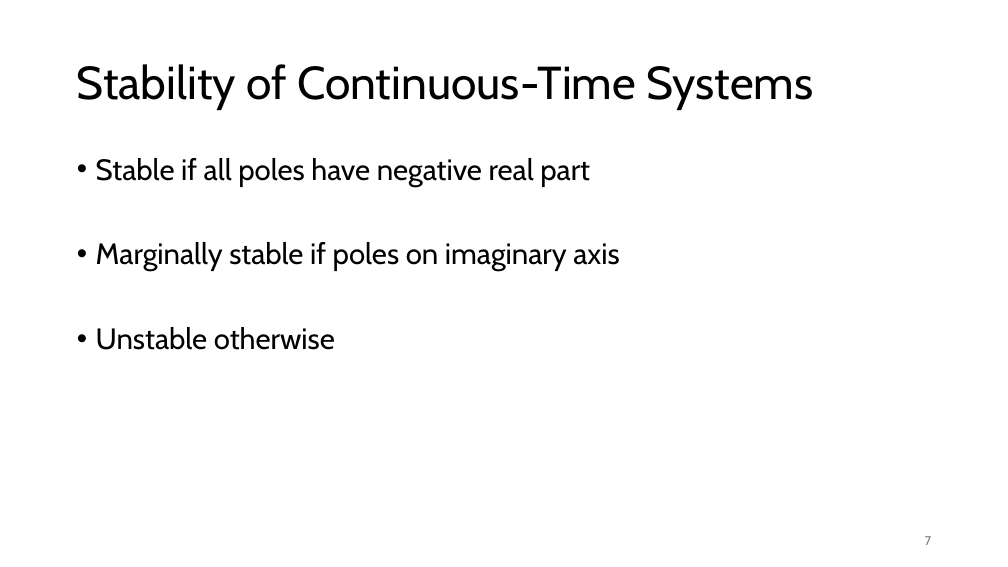
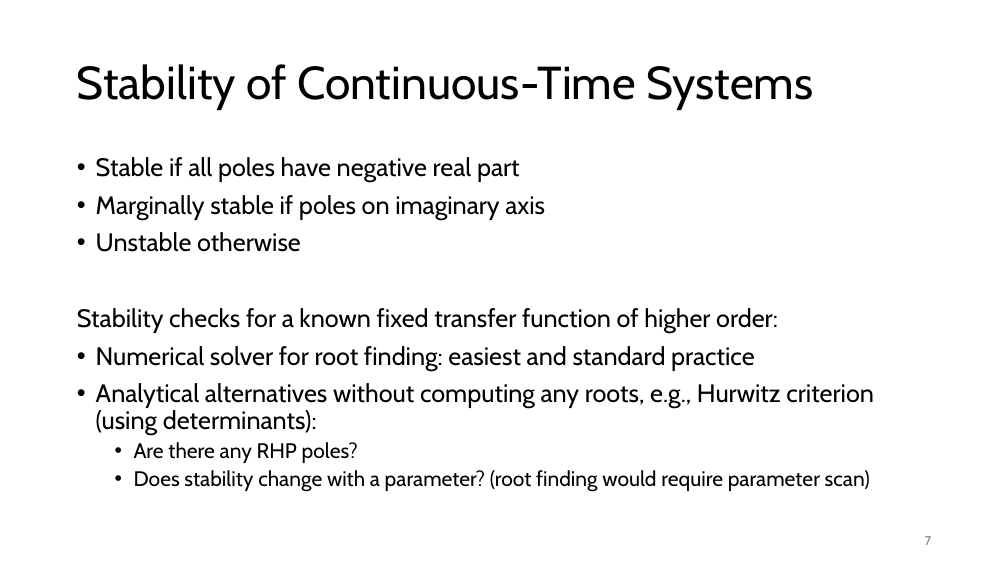
Before and after one commit to FelixWick/control_engineering, a slide deck: slide 7 of slides/4_stability.pptx. Drawn at 1008x567 pixels with LibreOffice and Linux fonts; fonts in the diff are those of the drawing. Boxes give left, top, right and bottom in pixels: in the first picture for what was removed or moved away, otherwise in the second. Text is boxed around its words. In the diff, an @@ line names an element or a change of style, - is before the commit and + after.

Commit message:
stability

```diff
--- a/slides/4_stability.pptx
+++ b/slides/4_stability.pptx
@@ text at (x1=96, y1=157, x2=545, y2=252): size 28 to 24 pt in "Stable if all poles have negative real ...", "Marginally stable if poles on imaginary axis", "Unstable otherwise" @@
@@ text at (x1=77, y1=308, x2=874, y2=492): paragraphs added @@
+Stability checks for a known fixed transfer function of higher order:
+• Numerical solver for root finding: easiest and standard practice
+• Analytical alternatives without computing any roots, e.g., Hurwitz criterion (using determinants):
+  • Are there any RHP poles?
+  • Does stability change with a parameter? (root finding would require parameter scan)
```
Also in this commit, not shown: 2 other slides changed.
